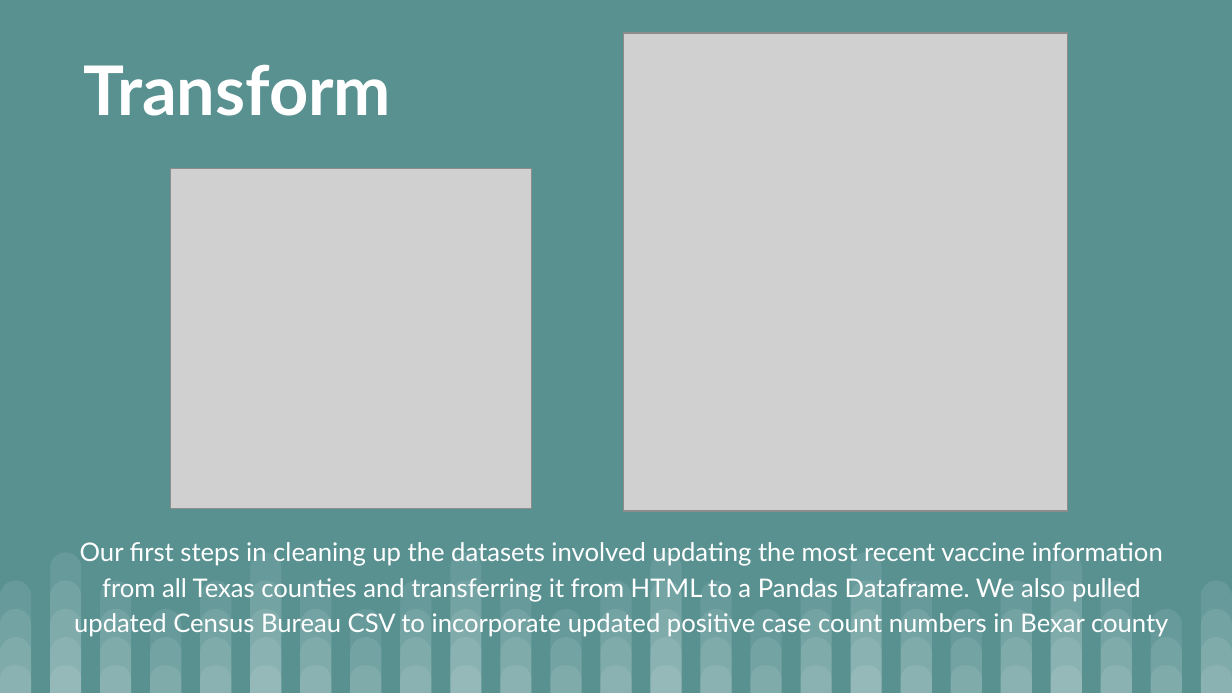
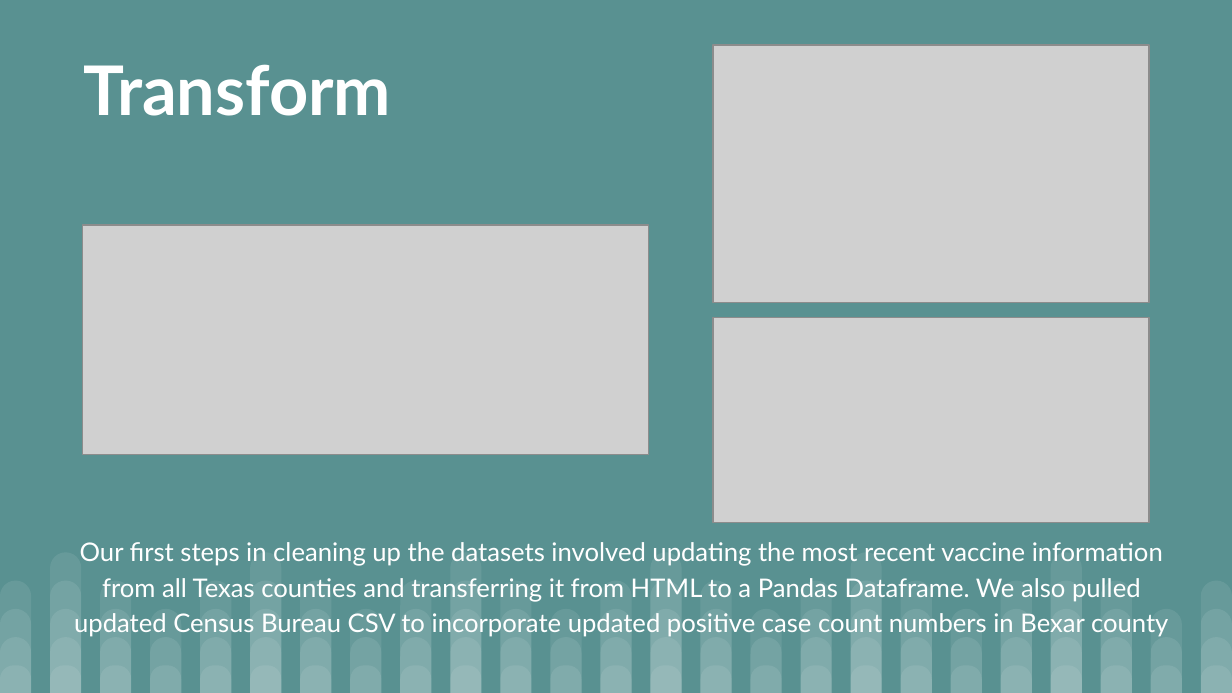
Before and after one commit to longhorn2000/ETL_Project, a slide deck: slide 3 of ETL project.pptx. Drawn at 1232x693 pixels with LibreOffice and Linux fonts; fonts in the diff are those of the drawing; grey boxes stand for pictures. Boxes give left, top, right and bottom in pixels: in the first picture for what was removed or moved away, otherwise in the second. Text is boxed around its words. In the diff, an @@ line names an element or a change of style, - is before the commit and + after.

```diff
--- a/ETL project.pptx
+++ b/ETL project.pptx
@@ picture removed at (623,33,1067,511) @@
@@ picture added at (713,46,1149,303) @@
@@ picture removed at (170,169,531,509) @@
@@ picture added at (83,225,648,455) @@
@@ picture added at (713,318,1149,524) @@
```
Also in this commit, not shown: 2 other slides changed, 7 other files.
